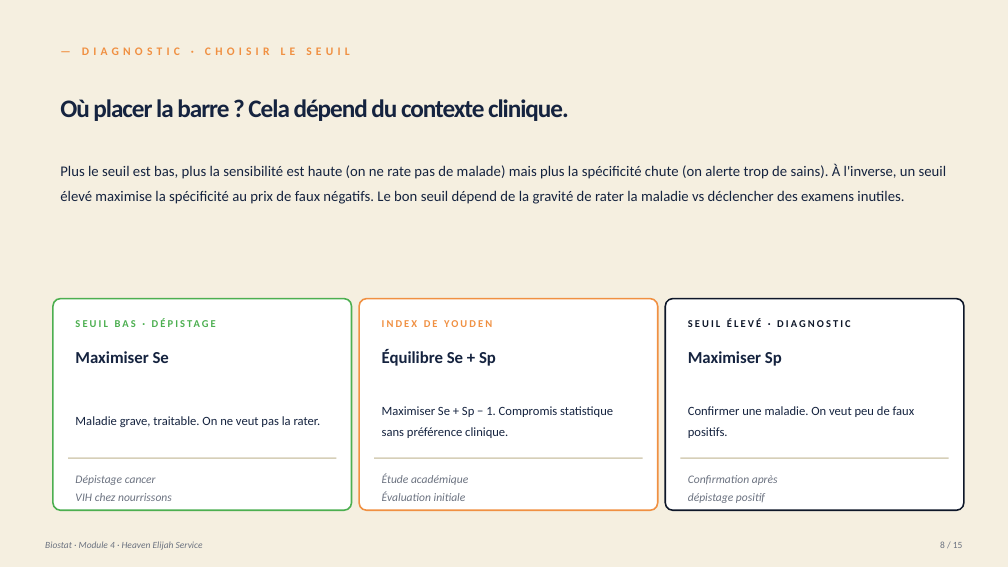
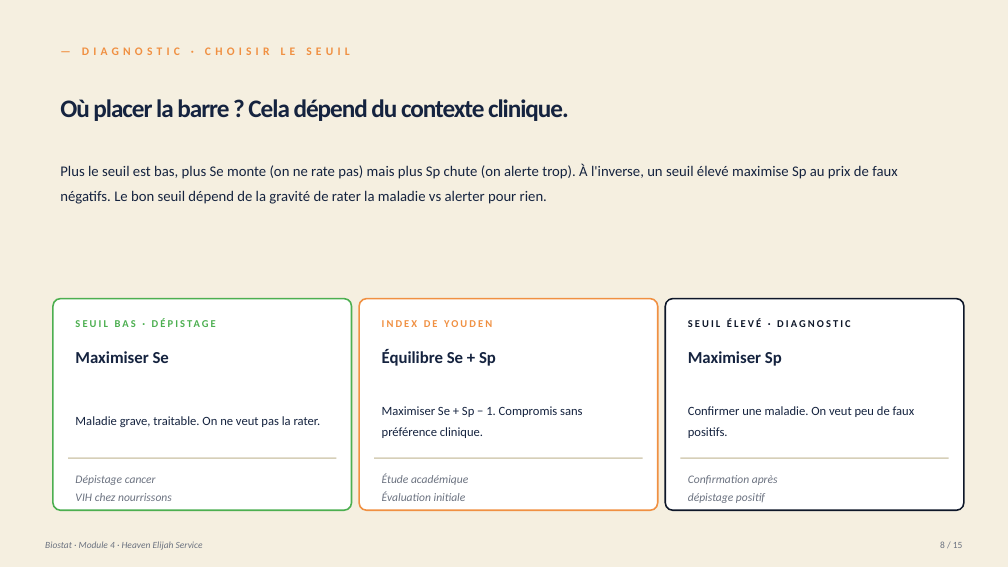
Before and after one commit to heavenelijahservice-tech/heaven-elijah-site, a slide deck: slide 8 of formations/output/biostat-module-4-biomedical.pptx. Drawn at 1008x567 pixels with LibreOffice and Linux fonts; fonts in the diff are those of the drawing. Boxes give left, top, right and bottom in pixels: in the first picture for what was removed or moved away, otherwise in the second. Text is boxed around its words. In the diff, an @@ line names an element or a change of style, - is before the commit and + after.

Commit message:
feat(formations): refonte visuelle M2 + M3 + M4
Inspiré du modèle Pr. Dramé (cours Mesure de la santé, UFR Thiès 2023) :
illustrations pédagogiques sur la majorité des slides pour rendre les
concepts immédiatement mémorables. Couverture cible : ~65 % des slides
avec un visuel (plots, schémas, populations colorées).

Module 2 — Comparaisons (V3) :
- S2 : workflow Décrire→Comparer→Conclure
- S4 : box plot Welch (déjà présent)
- S5 : box plot Mann-Whitney (données asymétriques)
- S7 : box plot ANOVA 3 groupes (déjà présent)
- S8 : box plot Kruskal-Wallis 3 groupes non-normaux
- S9 : plotPopulation Chi² exposés vs non-exposés
- S11 : tableau 2×2 McNemar avec cellules de discordance colorées
- S13 : box plot cas d'école HbA1c bras A vs B
- 9 slides sur 15 avec visuel

Module 3 — Associations (V3) :
- S2 : workflow Descriptif→Comparatif→Explicatif
- S4 : scatter corrélation (déjà présent)
- S5 : scatter + régression simple (déjà présent)
- S6 : forest plot coefficients régression multiple
- S7 : Venn diagram multicollinéarité (BMI vs poids)
- S9 : courbe sigmoïde régression logistique
- S10 : forest plot aOR logistique multivariée
- S11 : 3 cards lecture OR (existant)
- S12 : courbe ROC (déjà présent)
- S13 : forest plot aOR cas-témoin cancer du col / HPV
- 10 slides sur 15 avec visuel

Module 4 — Biomédical (V3) :
- S2 : flow 3 questions cliniques (diagnostic, accord, survie)
- S4 : tableau 2×2 + plotPopulation 300 patients
- S5 : 3 plotPopulation pour 3 prévalences (1%, 10%, 50%)
- S7 : courbe ROC (déjà présent)
- S11 : Kaplan-Meier 1 cohorte (déjà présent)
- S12 : Kaplan-Meier 2 cohortes superposées (déjà présent)
- S13 : forest plot HR ajustés régression de Cox
- 11 slides sur 15 avec visuel

Total série complète : ~39 slides sur 60 avec visuel pédagogique = 65 %.
Identité visuelle HES préservée (navy/orange/cream).
Voix de praticien conservée.

```diff
--- a/formations/output/biostat-module-4-biomedical.pptx
+++ b/formations/output/biostat-module-4-biomedical.pptx
@@ text at [60, 164, 897, 204]: text changed @@
-Plus le seuil est bas, plus la sensibilité est haute (on ne rate pas de malade) mais plus la spécificité chute (on alerte trop de sains). À l'inverse, un seuil élevé maximise la spécificité au prix de faux négatifs. Le bon seuil dépend de la gravité de rater la maladie vs déclencher des examens inutiles.
+Plus le seuil est bas, plus Se monte (on ne rate pas) mais plus Sp chute (on alerte trop). À l'inverse, un seuil élevé maximise Sp au prix de faux négatifs. Le bon seuil dépend de la gravité de rater la maladie vs alerter pour rien.
@@ text at [382, 406, 582, 438]: text changed @@
-Maximiser Se + Sp − 1. Compromis statistique sans préférence clinique.
+Maximiser Se + Sp − 1. Compromis sans préférence clinique.
```
Also in this commit, not shown: 10 other slides changed, 5 other files.
